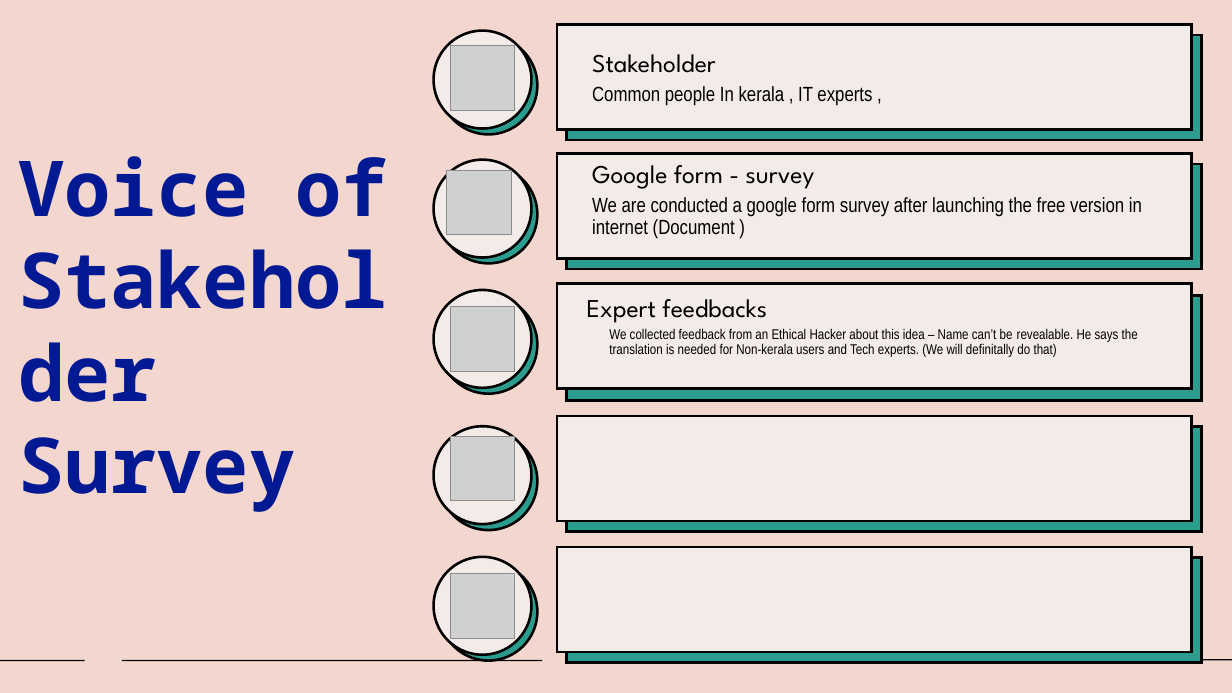
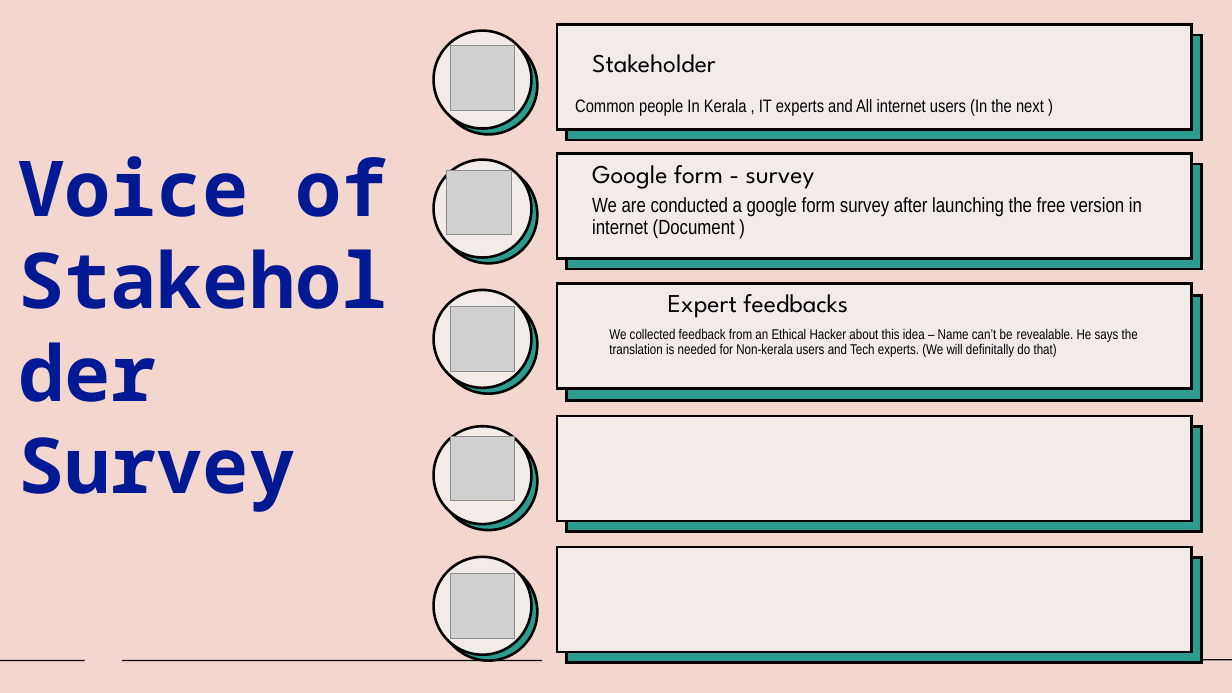
Before and after one commit to athul-blog/yip-ppt, a slide deck: slide 9 of kavalkaran final.pptx (slide 6 before the commit). Drawn at 1232x693 pixels with LibreOffice and Linux fonts; fonts in the diff are those of the drawing; grey boxes stand for pictures. Boxes give left, top, right and bottom in pixels: in the first picture for what was removed or moved away, otherwise in the second. Text is boxed around its words. In the diff, an @@ line names an element or a change of style, - is before the commit and + after.

```diff
--- a/kavalkaran final.pptx
+++ b/kavalkaran final.pptx
@@ text at (x1=575, y1=99, x2=1044, y2=116): text changed; size 16 to 14 pt @@
-Common people In kerala , IT experts ,
+Common people In Kerala , IT experts and All internet users (In the next )
@@ text "Expert feedbacks" at (x1=668, y1=294, x2=848, y2=318): indent changed @@
@@ text "Expert feedbacks" moved from (x1=587, y1=299, x2=767, y2=323) to (x1=668, y1=294, x2=848, y2=318) @@
@@ text "We collected feedback from an ..." at (x1=609, y1=328, x2=1138, y2=357): indent changed @@
```
Also in this commit, not shown: 10 other slides changed.
